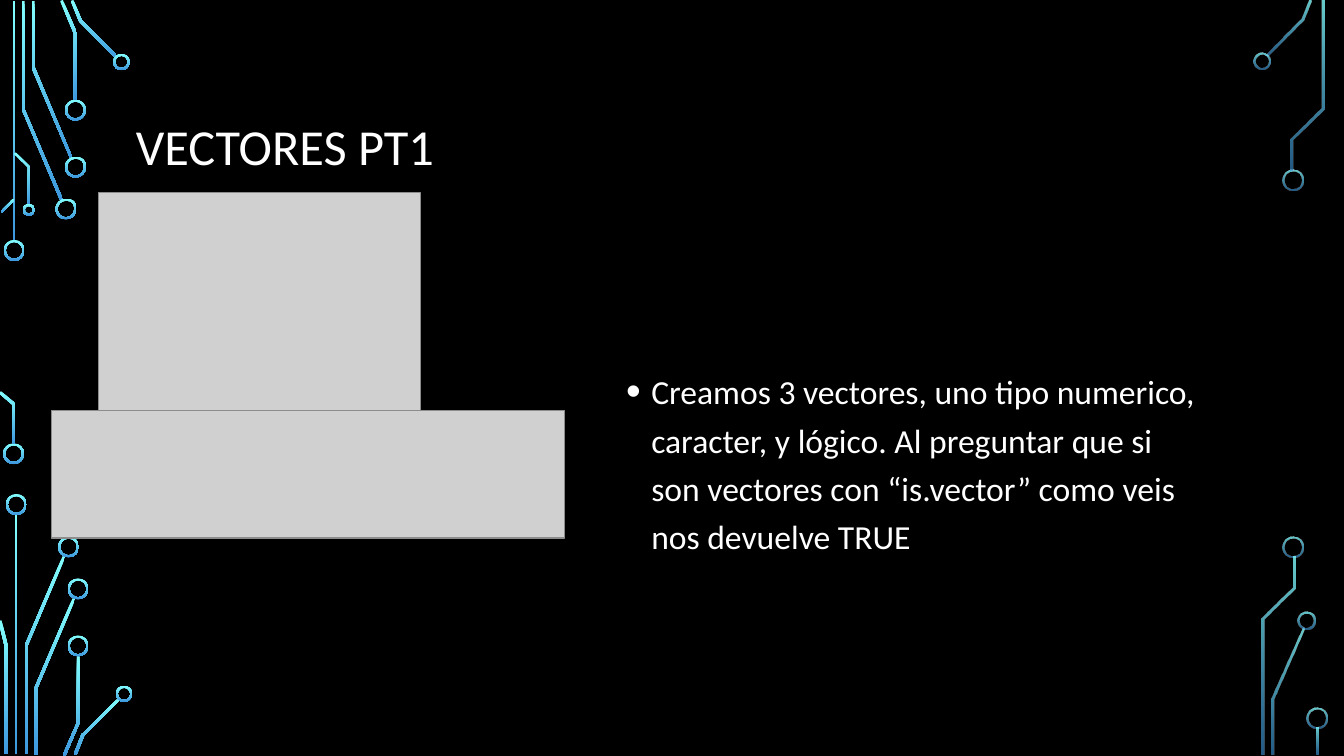
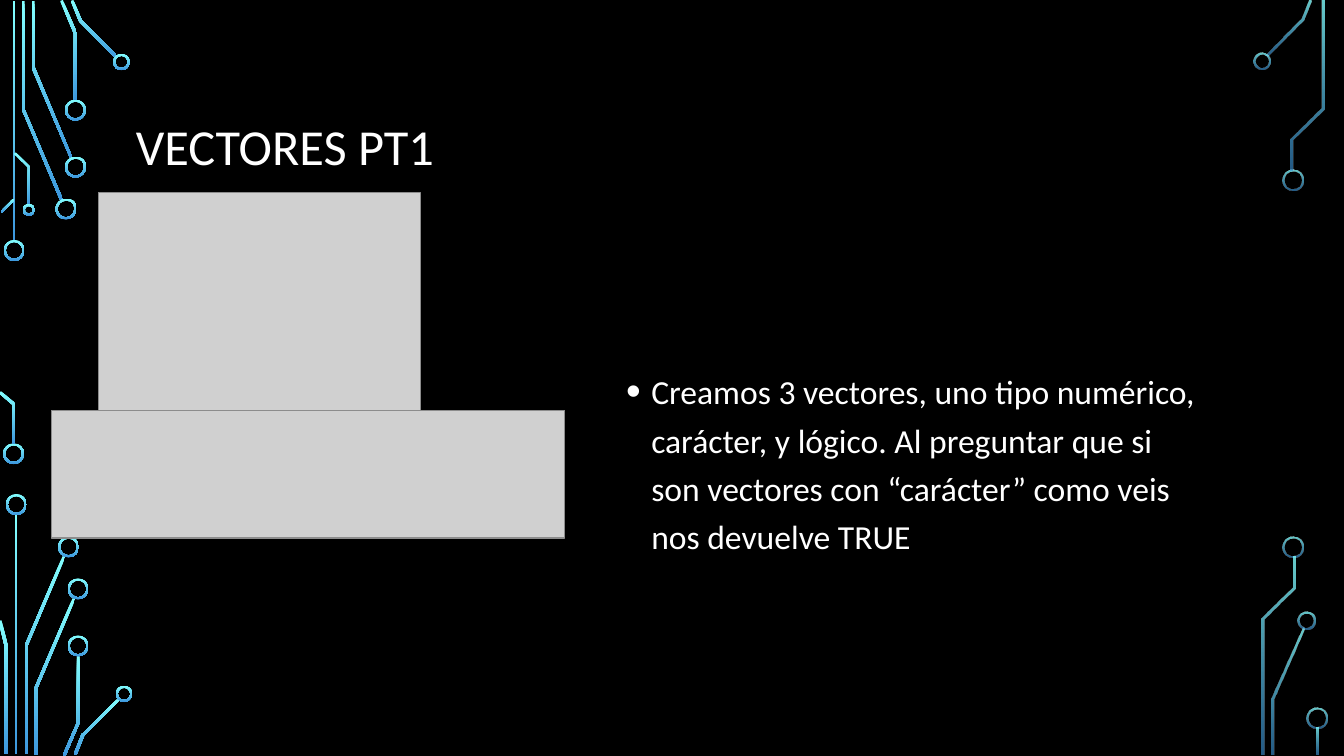
Before and after one commit to DPrietoRazola/R-DataScience, a slide deck: slide 4 of 1-Tipos de Datos.pptx. Drawn at 1344x756 pixels with LibreOffice and Linux fonts; fonts in the diff are those of the drawing; grey boxes stand for pictures; background and template pictures are left out. Boxes give left, top, right and bottom in pixels: in the first picture for what was removed or moved away, otherwise in the second. Text is boxed around its words. In the diff, an @@ line names an element or a change of style, - is before the commit and + after.

```diff
--- a/1-Tipos de Datos.pptx
+++ b/1-Tipos de Datos.pptx
@@ text at (651,381,1195,550): text changed @@
-• Creamos 3 vectores, uno tipo numerico, caracter, y lógico. Al preguntar que si son vectores con “is.vector” como veis nos devuelve TRUE
+• Creamos 3 vectores, uno tipo numérico, carácter, y lógico. Al preguntar que si son vectores con “carácter” como veis nos devuelve TRUE
```
Also in this commit, not shown: 11 other slides changed, 3 slides added, 1 other file.
